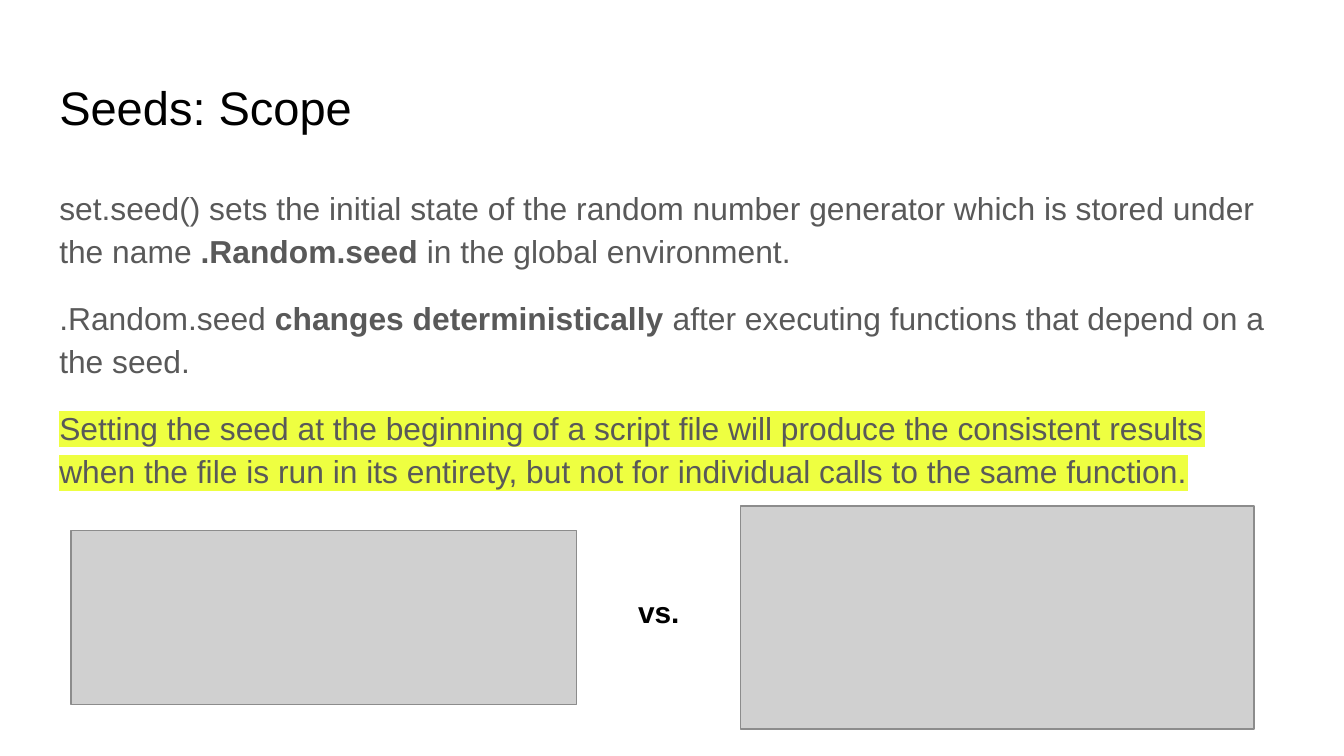
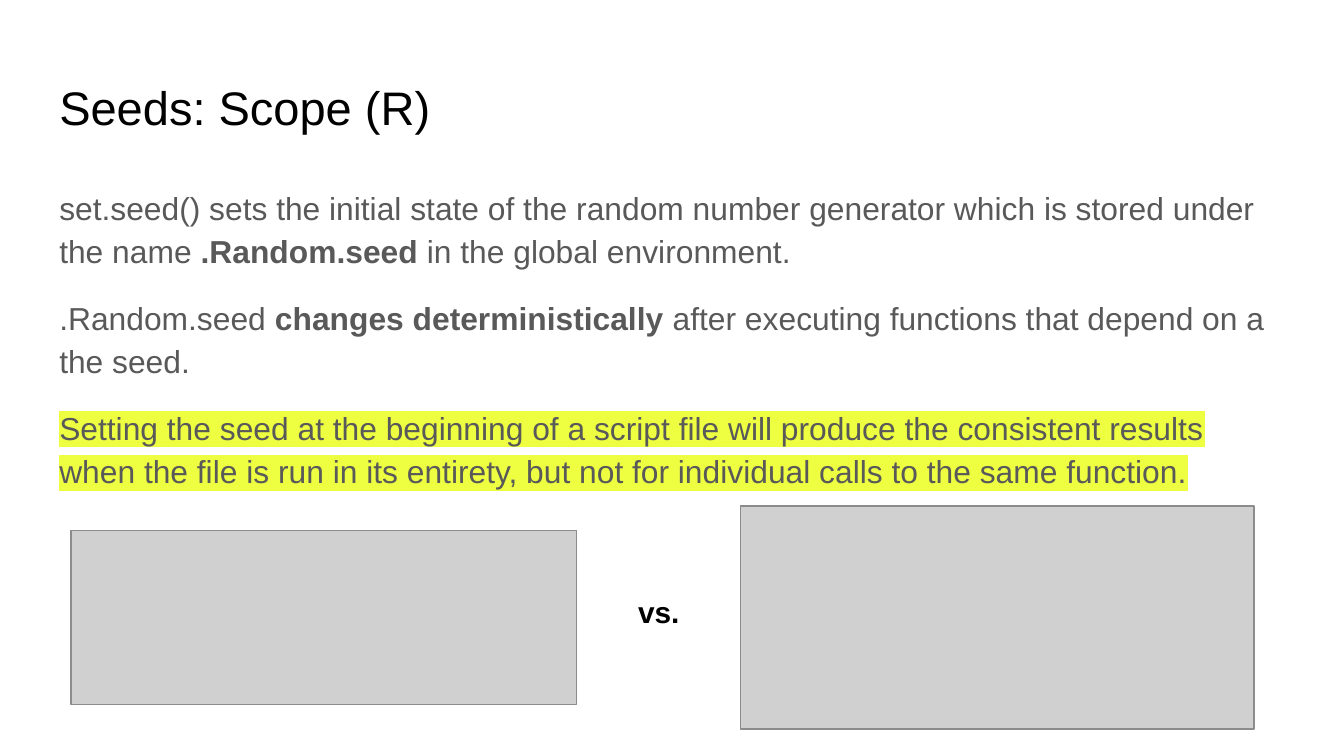
Before and after one commit to UofT-DSI/sampling, a slide deck: slide 6 of lectures/13-Reproducibility-slides.pptx. Drawn at 1344x756 pixels with LibreOffice and Linux fonts; fonts in the diff are those of the drawing; grey boxes stand for pictures. Boxes give left, top, right and bottom in pixels: in the first picture for what was removed or moved away, otherwise in the second. Text is boxed around its words. In the diff, an @@ line names an element or a change of style, - is before the commit and + after.

```diff
--- a/lectures/13-Reproducibility-slides.pptx
+++ b/lectures/13-Reproducibility-slides.pptx
@@ title at box(59, 91, 430, 134): text changed @@
-Seeds: Scope
+Seeds: Scope (R)
```
Also in this commit, not shown: 6 other slides changed, 1 slide added, 21 other files.
